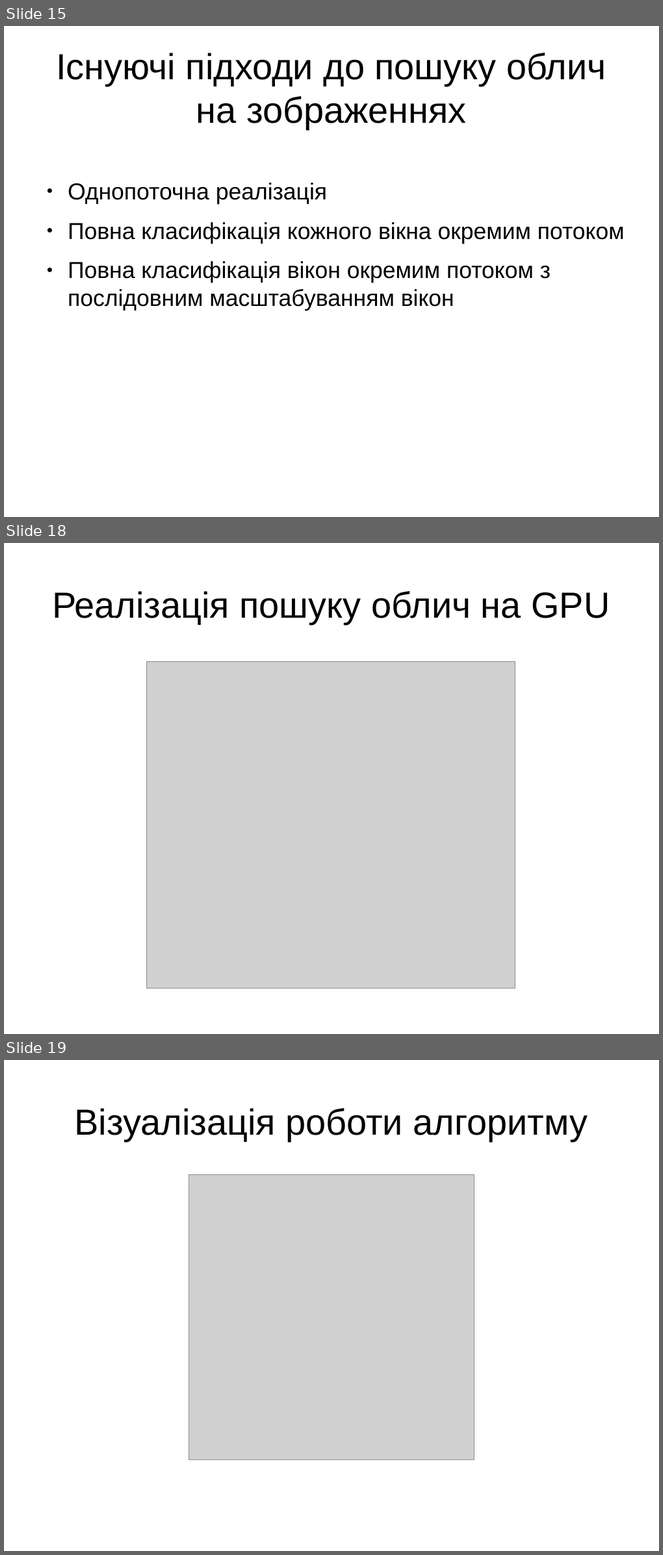
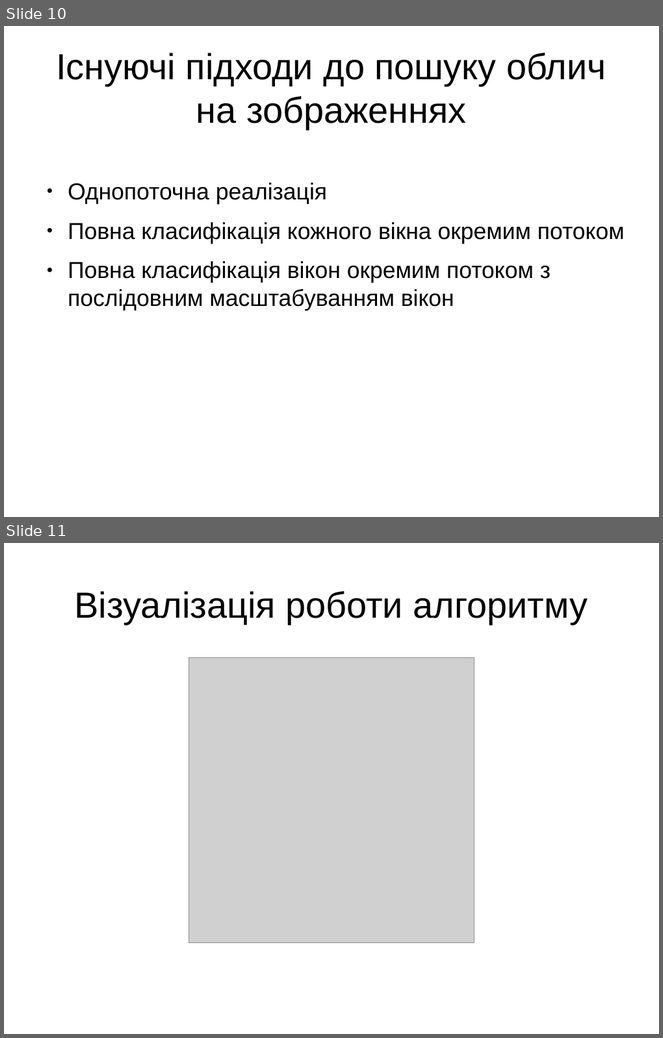
Before and after one commit to FaceDetect/gpu-face-detection, a slide deck: doc/presentation.odp. Shown one above the other, each under a label of ours: slides 15, 18 and 19 before the commit, slides 10 and 11 after it; the slides between them are not shown. The pictures are 663x1555 and 663x1038 pixels, drawn with LibreOffice and Linux fonts; fonts in the diff are those of the drawing; grey boxes stand for pictures. Boxes give left, top, right and bottom in pixels: in the first picture for what was removed or moved away, otherwise in the second. Text is boxed around its words. In the diff, an @@ line names an element or a change of style, - is before the commit and + after.

```diff
--- a/doc/presentation.odp
+++ b/doc/presentation.odp
@@ slide 18 removed at (x1=4, y1=543, x2=659, y2=1034), background #FFFFFF @@
@@ title removed at (x1=52, y1=591, x2=610, y2=624) @@
-Реалізація пошуку облич на GPU
@@ picture removed at (x1=147, y1=662, x2=516, y2=989) @@
@@ what was slide 15 is now slide 10 @@
@@ what was slide 19 is now slide 11 @@
```
Also in this commit, not shown: 7 other slides removed, 2 other files.
